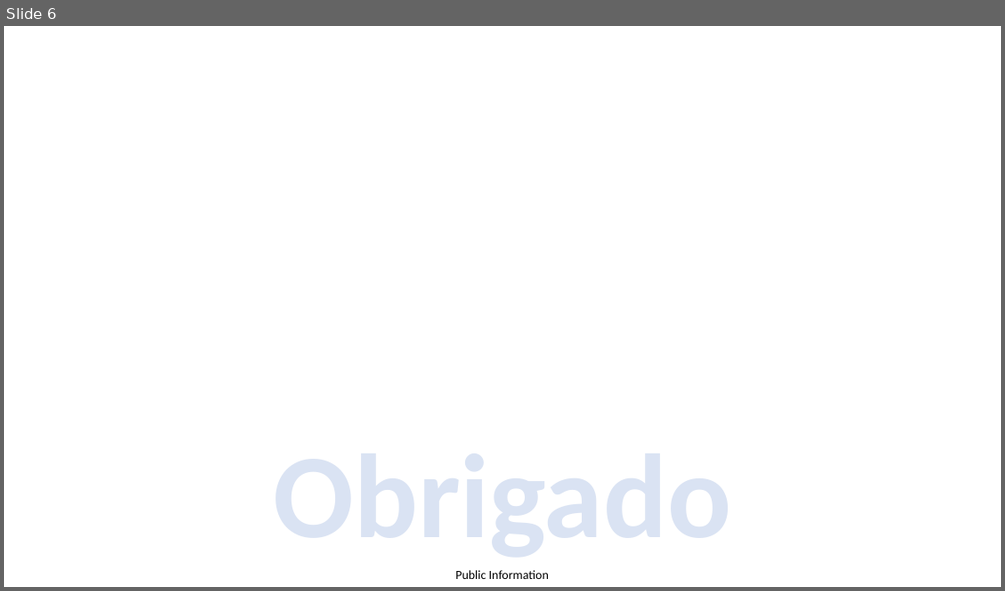
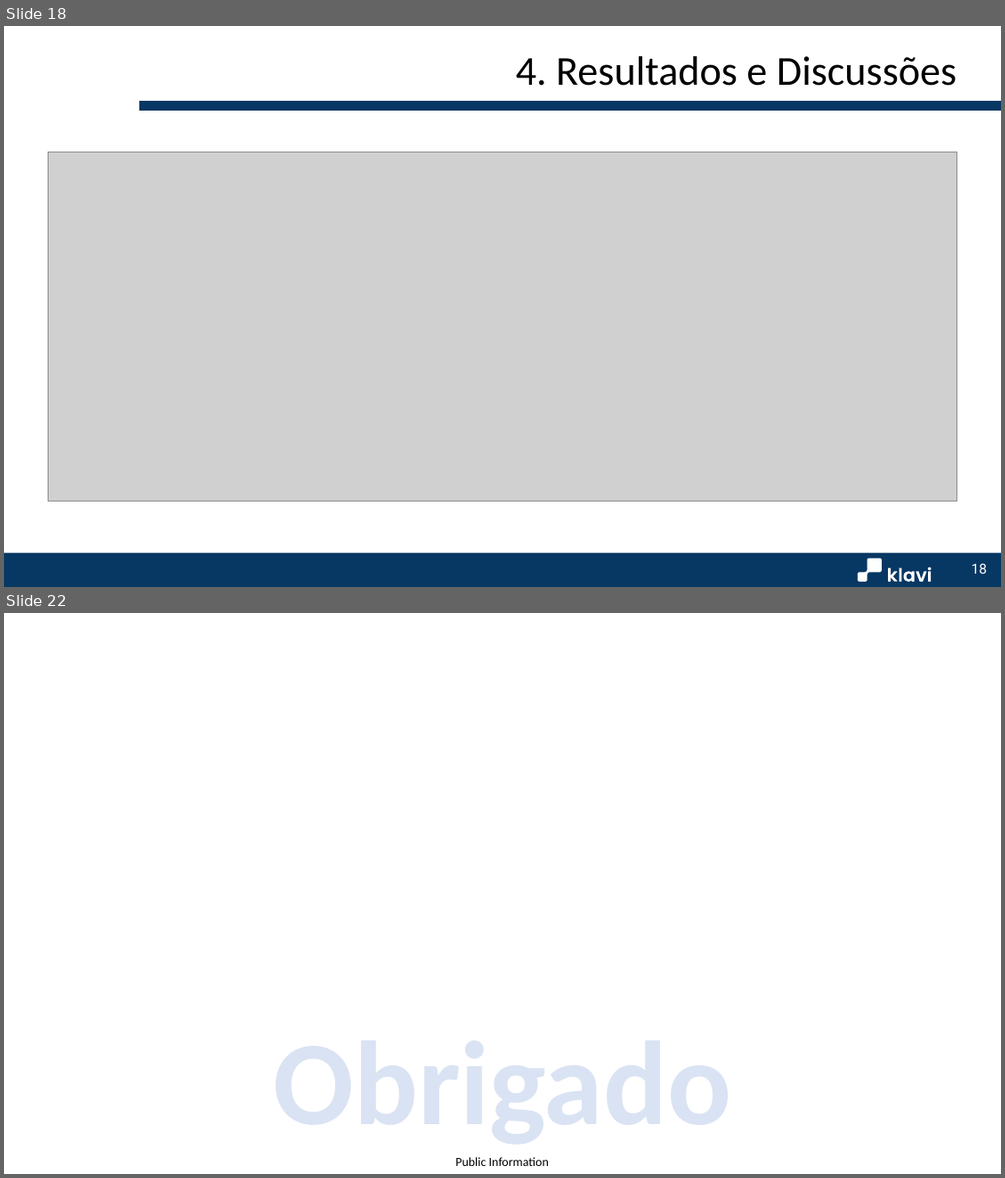
Before and after one commit to gabrielscatena/TCC_MBA_USP_2024, a slide deck: TemplateTCC_GabrielScatena.pptx. Shown one above the other, each under a label of ours: slide 6 before the commit, slides 18 and 22 after it; the slides between them are not shown. The pictures are 1005x591 and 1005x1178 pixels, drawn with LibreOffice and Linux fonts; fonts in the diff are those of the drawing; grey boxes stand for pictures; background and template pictures are left out. Boxes give left, top, right and bottom in pixels: in the first picture for what was removed or moved away, otherwise in the second. Text is boxed around its words. In the diff, an @@ line names an element or a change of style, - is before the commit and + after.

```diff
--- a/TemplateTCC_GabrielScatena.pptx
+++ b/TemplateTCC_GabrielScatena.pptx
@@ slide 18 added at (4,26,1001,587), background #FFFFFF @@
@@ title added at (516,56,956,86), 39.6 pt, text #000000 @@
+4. Resultados e Discussões
@@ rectangle added at (138,101,1001,111), fill #073763, outline #FFFFFF 0.75 pt @@
@@ picture added at (48,151,957,500) @@
@@ rectangle added at (4,553,1001,587), fill #073763 @@
@@ group added at (858,557,931,581): 6 freeform shapes, 1 ellipse @@
@@ page number added at (971,563,987,573), 13.3 pt, text #FFFFFF @@
+18
@@ what was slide 6 is now slide 22 @@
```
Also in this commit, not shown: 20 other slides added, 3 slides removed.
